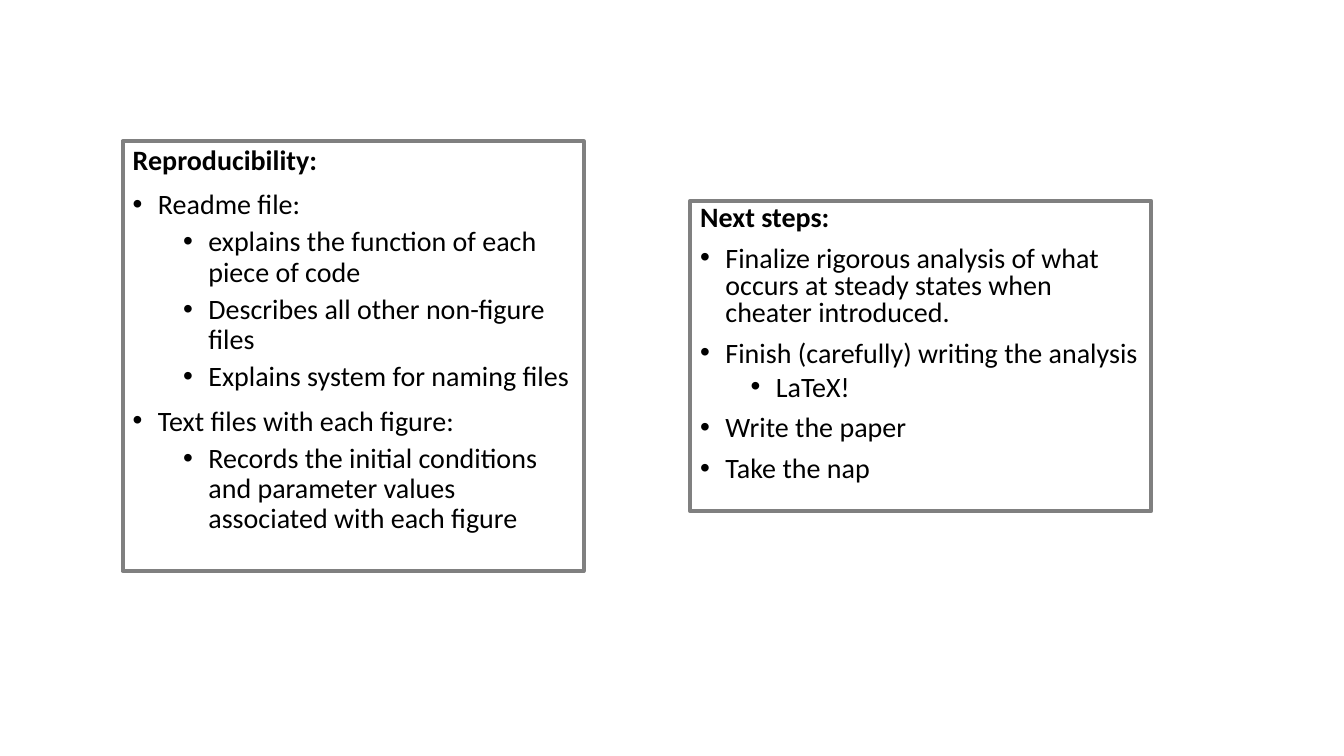
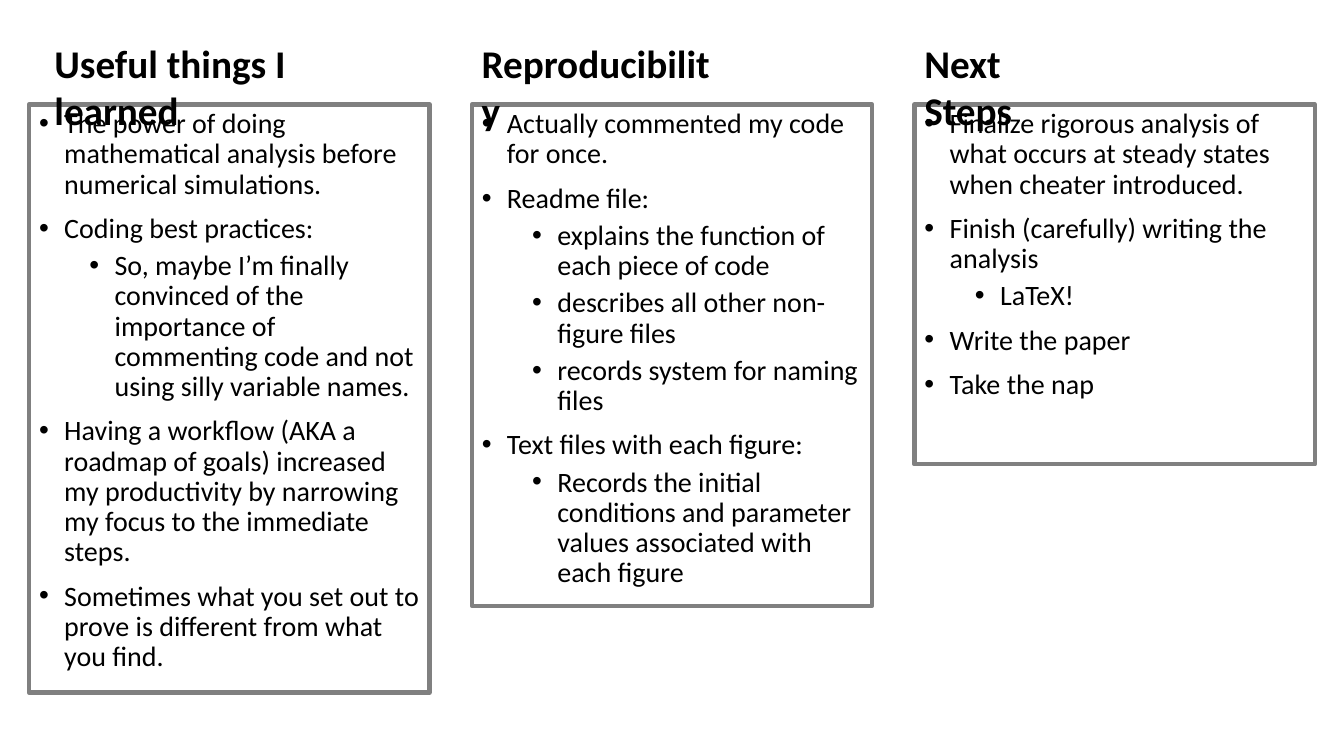
Before and after one commit to lynnbry/bacpo_git, a slide deck: slide 6 of Products/AW_fin.pptx. Drawn at 1344x756 pixels with LibreOffice and Linux fonts; fonts in the diff are those of the drawing. Boxes give left, top, right and bottom in pixels: in the first picture for what was removed or moved away, otherwise in the second. Text is boxed around its words. In the diff, an @@ line names an element or a change of style, - is before the commit and + after.

Commit message:
final slide of next steps, reproducibility, and things learned finalized
removed reproducibility from first slide

changed k variable in cheater from k2 to k3

```diff
--- a/Products/AW_fin.pptx
+++ b/Products/AW_fin.pptx
@@ text added at (54,50,285,135), 28 pt, text #000000, bold @@
+Useful things I learned
@@ text added at (472,34,726,92), 28 pt, text #000000, bold @@
+Reproducibility
@@ text added at (924,52,1012,134), 28 pt, text #000000, bold @@
+Next Steps
@@ rectangle added at (29,105,430,694), outline #808080 3 pt, 20 pt, text #000000 @@
+• The power of doing mathematical analysis before numerical simulations.
+• Coding best practices:
+  • So, maybe I’m finally convinced of the importance of commenting code and not using silly variable names.
+• Having a workflow (AKA a roadmap of goals) increased my productivity by narrowing my focus to the immediate steps.
+• Sometimes what you set out to prove is different from what you find.
@@ text "Actually commented my code for ...": place and size @@
-text "Actually commented my code for ..." at (123,141,584,571)
+text "Actually commented my code for ..." at (472,105,872,606)
@@ text at (507,113,844,138): text changed; bold off @@
-Reproducibility:
+• Actually commented my code for once.
@@ rectangle "Finalize rigorous analysis of what ...": place and size @@
-rectangle "Finalize rigorous analysis of what ..." at (691,201,1151,511)
+rectangle "Finalize rigorous analysis of what ..." at (914,105,1315,465)
@@ rectangle "Finalize rigorous analysis of what ..." at (914,105,1315,465): line spacing 0.8 to 0.9 @@
@@ text in rectangle at (700,208,829,232): paragraph removed @@
-Next steps:
@@ text at (557,292,858,411): text changed @@
-  • Describes all other non-figure files
-  • Explains system for naming files
+  • describes all other non-figure files
+  • records system for naming files
```
Also in this commit, not shown: 3 other slides changed, 1 other file.
